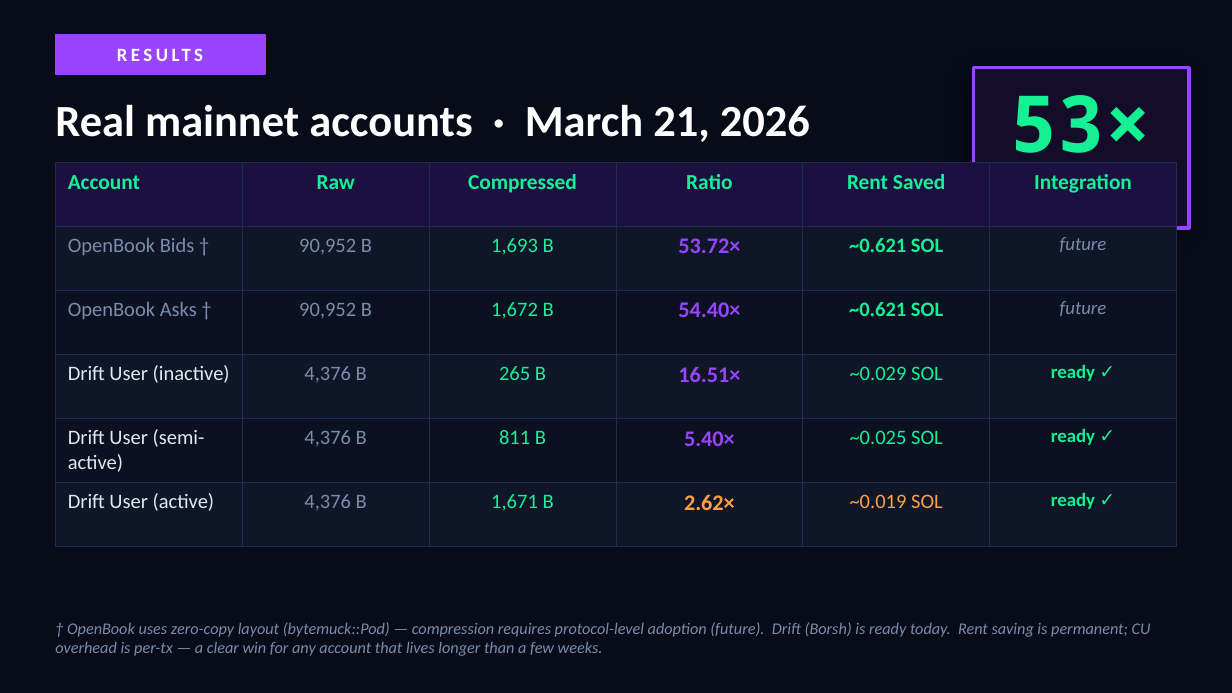
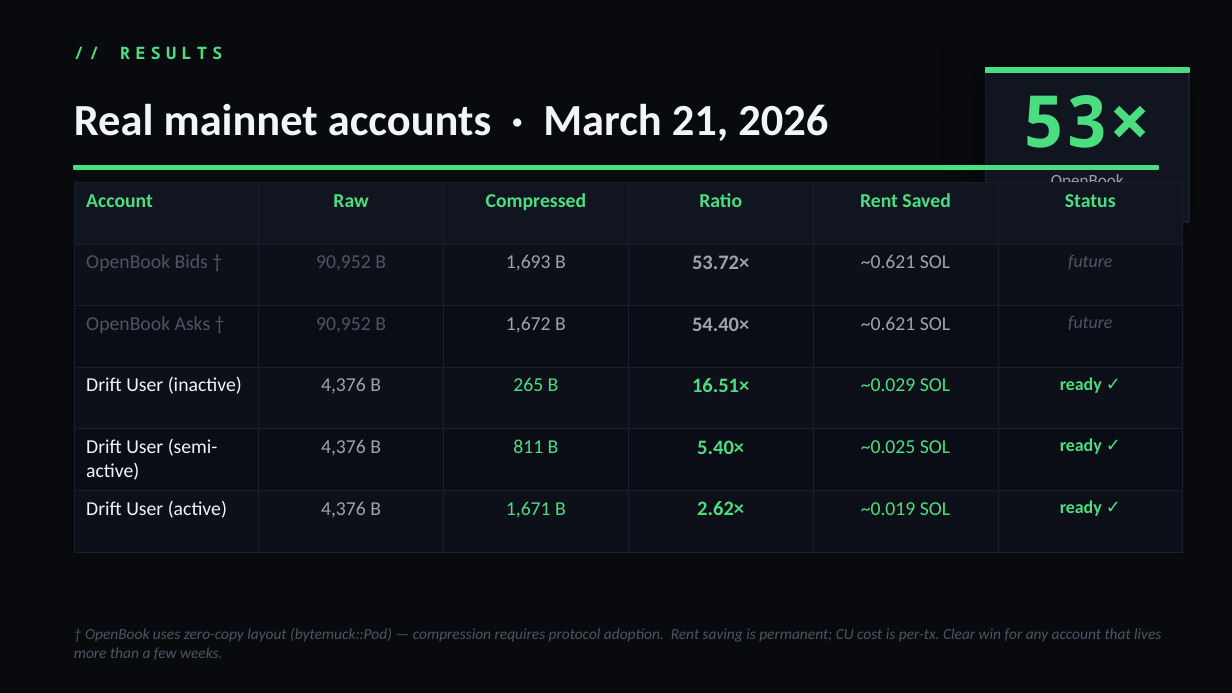
Before and after one commit to ZygmuntJakub/densol, a slide deck: slide 5 of densol_pitch.pptx. Drawn at 1232x693 pixels with LibreOffice and Linux fonts; fonts in the diff are those of the drawing. Boxes give left, top, right and bottom in pixels: in the first picture for what was removed or moved away, otherwise in the second. Text is boxed around its words. In the diff, an @@ line names an element or a change of style, - is before the commit and + after.

```diff
--- a/densol_pitch.pptx
+++ b/densol_pitch.pptx
@@ background #080C18 to #090A0E @@
@@ rectangle removed at (x1=55, y1=34, x2=265, y2=74) @@
@@ text at (x1=120, y1=46, x2=222, y2=59): text changed; size 11 to 10 pt; font Calibri to Noto Sans Mono; text colour #FFFFFF to #4ADE80 @@
-RESULTS
+// RESULTS
@@ text "Real mainnet accounts · March ..." moved from (x1=55, y1=104, x2=810, y2=142) to (x1=74, y1=103, x2=828, y2=141) @@
@@ text "Real mainnet accounts · March ..." at (x1=74, y1=103, x2=828, y2=141): text colour #FFFFFF to #F1F5F9 @@
@@ text "53×" moved from (x1=1010, y1=95, x2=1152, y2=153) to (x1=1023, y1=95, x2=1152, y2=148) @@
@@ text "53×" at (x1=1023, y1=95, x2=1152, y2=148): size 46 to 42 pt, text colour #14F195 to #4ADE80 @@
@@ rectangle resized from (x1=973, y1=68, x2=1189, y2=228) to (x1=986, y1=68, x2=1189, y2=73) @@
@@ rectangle at (x1=986, y1=68, x2=1189, y2=73): fill #130D2A to #4ADE80; outline #9945FF 2 pt to #4ADE80 1 pt; shadow off @@
@@ rectangle added at (x1=986, y1=68, x2=1189, y2=222), fill #111520, outline #1A1F2E 1 pt @@
@@ rectangle added at (x1=74, y1=166, x2=1158, y2=170), fill #4ADE80, outline #4ADE80 1 pt @@
@@ text "OpenBook" moved from (x1=1041, y1=174, x2=1121, y2=193) to (x1=1051, y1=174, x2=1124, y2=182) @@
@@ text "OpenBook" at (x1=1051, y1=174, x2=1124, y2=182): size 11 to 10 pt, text colour #7B8CAA to #9CA3AF @@
@@ table at (x1=74, y1=182, x2=1183, y2=599) @@
-row 1, column 6: Integration
+row 1, column 6: Status
@@ fill #1C1040 to #111520 in row 1 @@
@@ fill #0F1627 to #0D1018 in 18 cells @@
@@ fill #0C1122 to #0A0D15 in 12 cells @@
@@ size 12.5 to 11.5 pt in "Account", "Raw", "Compressed", "Ratio" and 1 more places @@
@@ text colour #14F195 to #4ADE80 in "Account", "Raw", "Compressed", "Ratio" and 9 more places @@
@@ size 12 to 11.5 pt in "OpenBook Bids †", "90,952 B", "1,693 B", "~0.621 SOL" and 16 more places @@
@@ text colour #7B8CAA to #4B5563 in "OpenBook Bids †", "90,952 B", "future", "OpenBook Asks †" and 2 more places @@
@@ text colour #14F195 to #9CA3AF in "1,693 B", "~0.621 SOL", "1,672 B", "~0.621 SOL" @@
@@ size 13 to 12 pt in "53.72×", "54.40×", "16.51×", "5.40×" and 1 more places @@
@@ text colour #9945FF to #9CA3AF in "53.72×", "54.40×" @@
@@ bold off in "~0.621 SOL", "~0.621 SOL" @@
@@ size 11 to 10.5 pt in "future", "future", "ready ✓", "ready ✓" and 1 more places @@
@@ text colour #E2E8F0 to #F1F5F9 in "Drift User (inactive)", "Drift User (semi-active)", "Drift User (active)" @@
@@ text colour #7B8CAA to #9CA3AF in "4,376 B", "4,376 B", "4,376 B" @@
@@ text colour #9945FF to #4ADE80 in "16.51×", "5.40×" @@
@@ text colour #FFA040 to #4ADE80 in "2.62×", "~0.019 SOL" @@
@@ borders changed @@
@@ table resized from (x1=55, y1=163, x2=1179, y2=588) to (x1=74, y1=182, x2=1183, y2=599) @@
@@ text at (x1=74, y1=628, x2=1161, y2=660): text changed; size 9.5 to 9 pt; text colour #7B8CAA to #4B5563 @@
-† OpenBook uses zero-copy layout (bytemuck::Pod) — compression requires protocol-level adoption (future). Drift (Borsh) is ready today. Rent saving is permanent; CU overhead is per-tx — a clear win for any account that lives longer than a few weeks.
+† OpenBook uses zero-copy layout (bytemuck::Pod) — compression requires protocol adoption. Rent saving is permanent; CU cost is per-tx. Clear win for any account that lives more than a few weeks.
```
Also in this commit, not shown: 5 other slides changed, 1 slide added, 1 slide removed, 1 other file.
